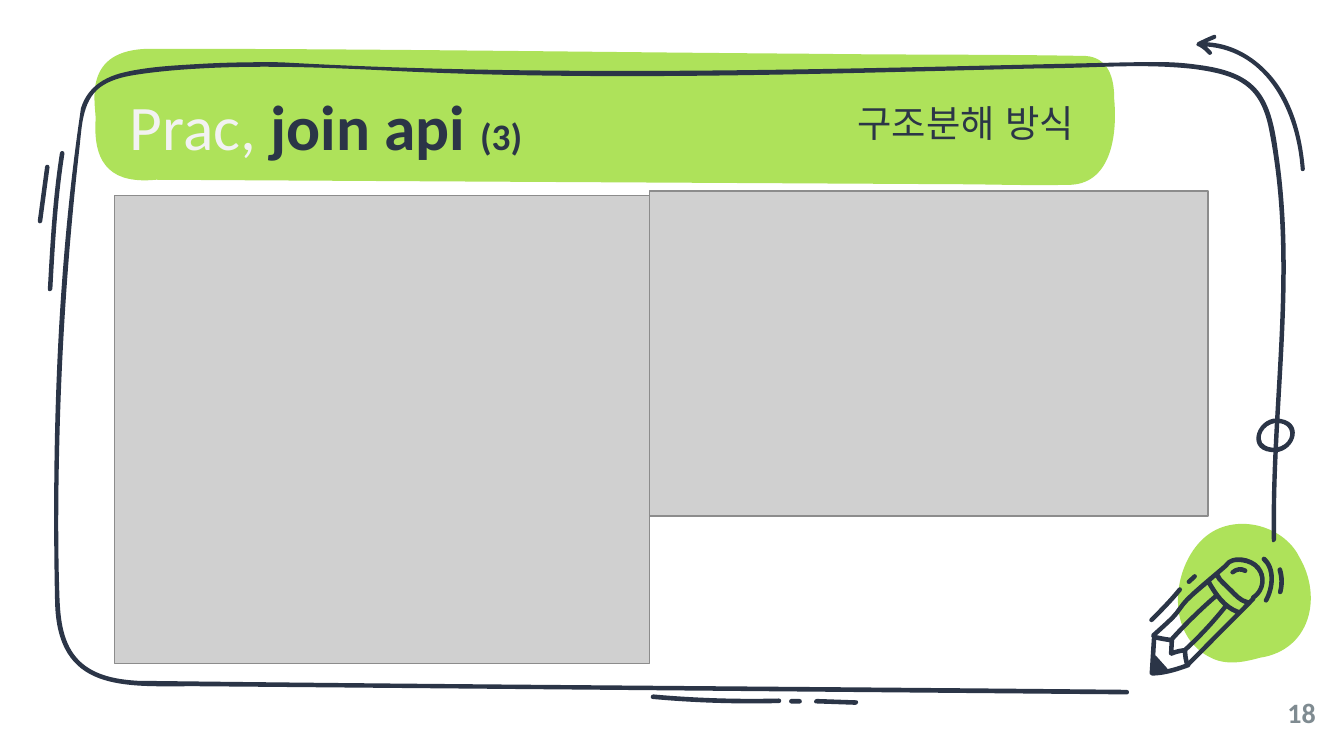
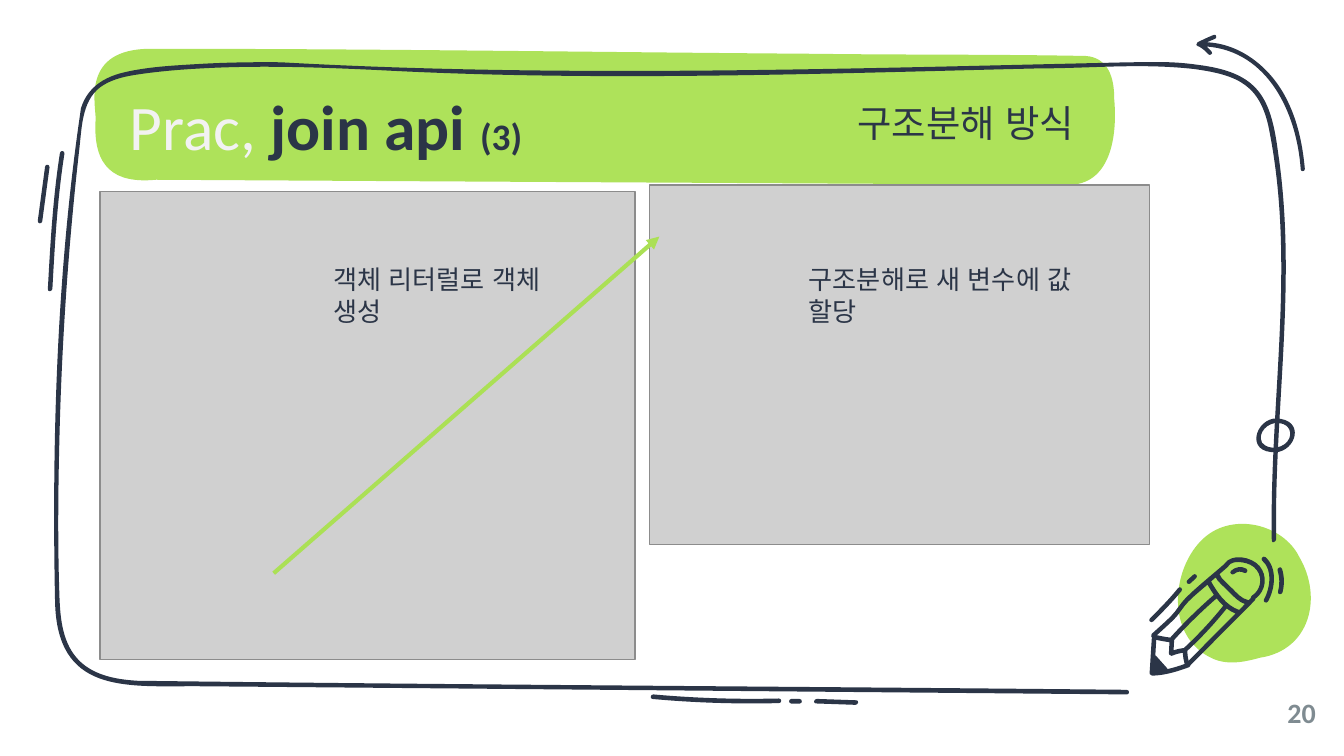
Before and after one commit to unchaptered/Sailing99, a slide deck: slide 20 of 006_tech_pr/object-literal and destructuring.pptx (slide 18 before the commit). Drawn at 1344x756 pixels with LibreOffice and Linux fonts; fonts in the diff are those of the drawing; grey boxes stand for pictures. Boxes give left, top, right and bottom in pixels: in the first picture for what was removed or moved away, otherwise in the second. Text is boxed around its words. In the diff, an @@ line names an element or a change of style, - is before the commit and + after.

```diff
--- a/006_tech_pr/object-literal and destructuring.pptx
+++ b/006_tech_pr/object-literal and destructuring.pptx
@@ picture moved from (x1=114, y1=196, x2=649, y2=664) to (x1=99, y1=191, x2=634, y2=659) @@
@@ picture resized from (x1=649, y1=191, x2=1207, y2=516) to (x1=649, y1=185, x2=1149, y2=546) @@
@@ arrow added from (274, 574) to (660, 237), #ABE055 2.25 pt @@
@@ text added at (x1=333, y1=267, x2=540, y2=323), 14 pt, text #2B3547 @@
+객체 리터럴로 객체 생성
@@ text added at (x1=809, y1=267, x2=1071, y2=323), 14 pt, text #2B3547 @@
+구조분해로 새 변수에 값 할당
@@ page number at (x1=1287, y1=704, x2=1315, y2=723): text changed @@
-18
+20
```
Also in this commit, not shown: 11 other slides changed, 2 slides added, 1 other file.
